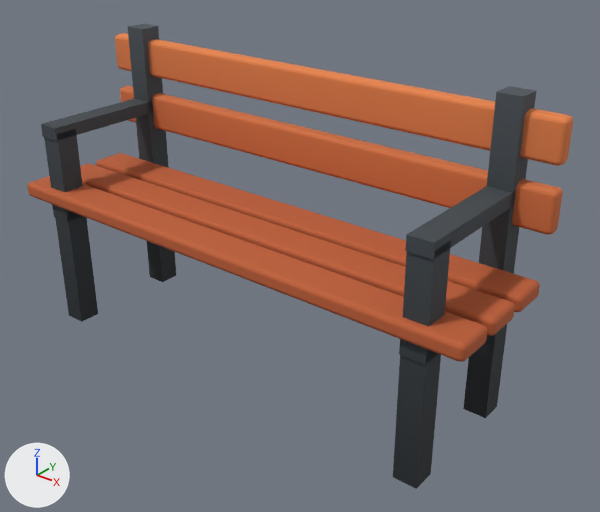
The glTF model modelos/parque/piezas/banco.glb as it was, and as the next commit left it.
The view is the same before and after, from a 50 mm camera at (1.481, -1.653, 1.432) aimed at (0.12, 0.048, 0.378). Every picture has the same lights, and +X, +Y and +Z are marked at lower left. The first picture is the older version.

Objects in the first picture: 'banco'.
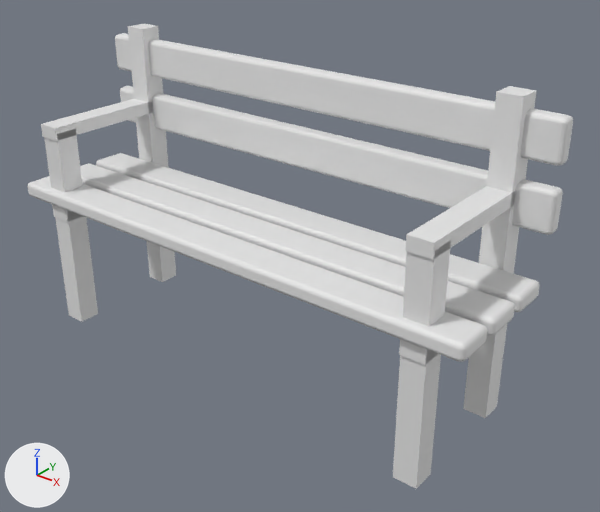
What differs and where, as boxes [x1, y1, x2, y2] in the pictures (600 x 512 px):
'banco', recoloured (lighter): [27, 24, 573, 489] in both

The change, as a list of edits to the scene's bpy script:
```text
Change me_banco:
    where me_banco.from_pydata(...)  # 360 vertices, 660 faces; spans x -0.8..0.8, y -0.23..0.23, z 0.0..0.92
    remove me_banco.materials.append(mat_parque)
```
